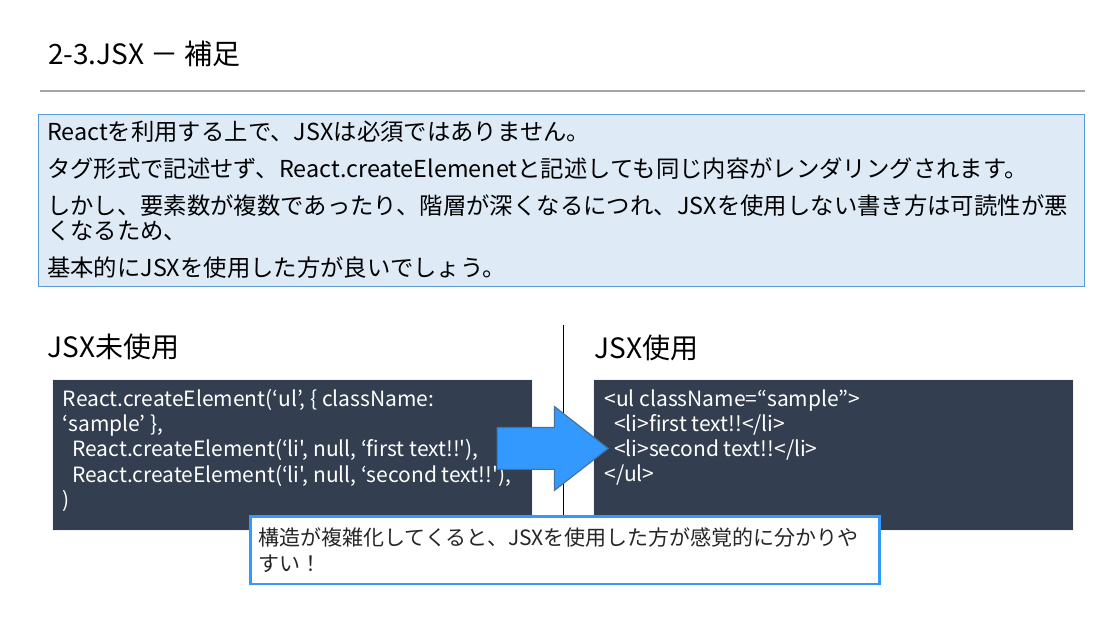
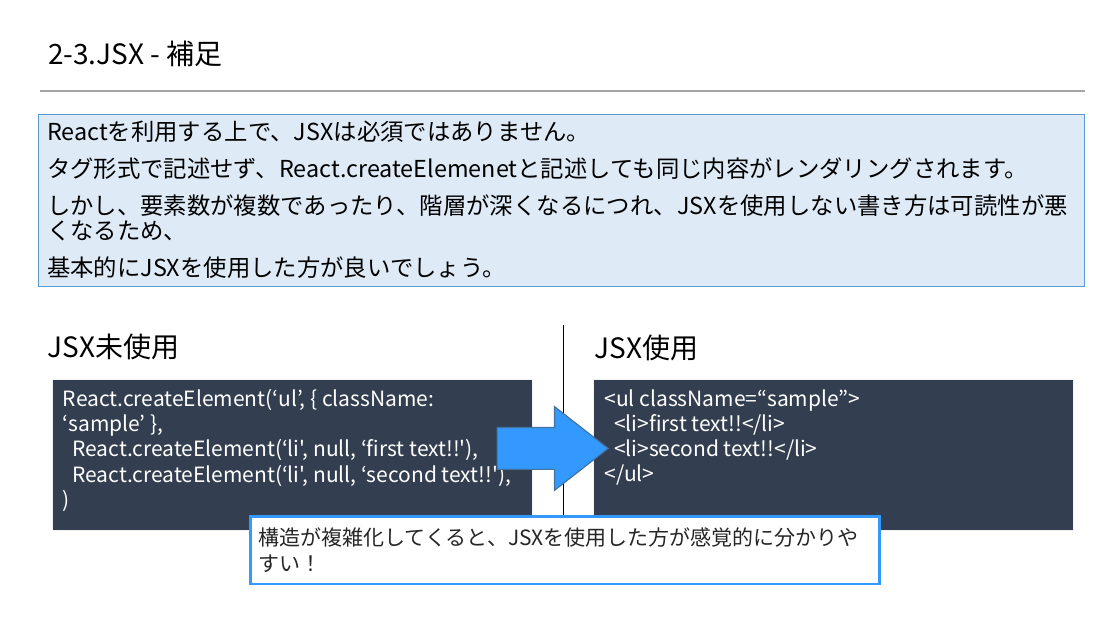
Before and after one commit to 2018SYSTEMI34/diary, a slide deck: slide 6 of doc/02_SlideShare/01.ネタ/２_Reactの基礎/2-3_Reactの基礎知識 ～JSX編～.pptx. Drawn at 1120x630 pixels with LibreOffice and Linux fonts; fonts in the diff are those of the drawing; background and template pictures are left out. Boxes give left, top, right and bottom in pixels: in the first picture for what was removed or moved away, otherwise in the second. Text is boxed around its words. In the diff, an @@ line names an element or a change of style, - is before the commit and + after.

```diff
--- a/doc/02_SlideShare/01.ネタ/２_Reactの基礎/2-3_Reactの基礎知識 ～JSX編～.pptx
+++ b/doc/02_SlideShare/01.ネタ/２_Reactの基礎/2-3_Reactの基礎知識 ～JSX編～.pptx
@@ title at (48,40,223,67): text changed @@
-2-3.JSX － 補足
+2-3.JSX - 補足
```
Also in this commit, not shown: 5 other slides changed, 5 other files.
